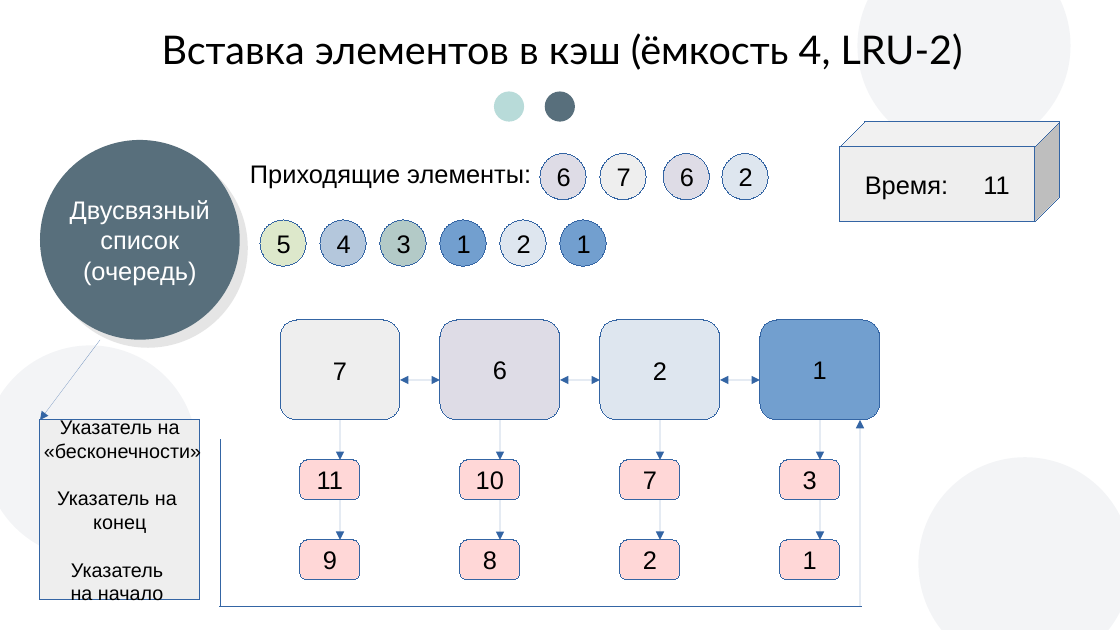
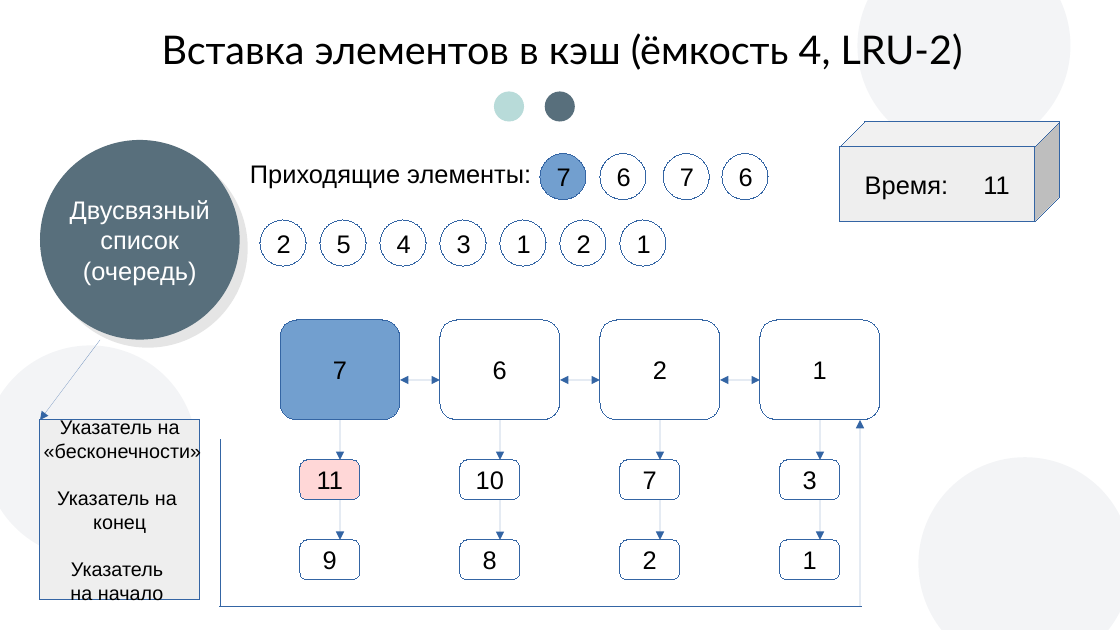
Before and after one commit to andreyStrachuk/LRU-K, a slide deck: slide 24 of Theory/Презентация LRU-K.pptx. Drawn at 1120x630 pixels with LibreOffice and Linux fonts; fonts in the diff are those of the drawing; background and template pictures are left out. Boxes give left, top, right and bottom in pixels: in the first picture for what was removed or moved away, otherwise in the second. Text is boxed around its words. In the diff, an @@ line names an element or a change of style, - is before the commit and + after.

Commit message:
change colors

```diff
--- a/Theory/Презентация LRU-K.pptx
+++ b/Theory/Презентация LRU-K.pptx
@@ ellipse "7": place and size @@
-ellipse "7" at <box>601,153,646,199</box>
+ellipse "7" at <box>540,153,585,199</box>
@@ ellipse "7" at <box>540,153,585,199</box>: fill #EEEEEE to #729FCF @@
@@ fill #DEDCE6 to #FFFFFF in 3 elements at <box>440,320,560,420</box>, <box>723,153,768,199</box>, <box>601,153,646,199</box> @@
@@ 8 ellipses: place and size @@
-8 ellipses at <box>260,153,709,266</box>
+8 ellipses at <box>320,153,768,266</box>
@@ ellipse added at <box>664,153,709,199</box>, fill #FFFFFF, outline #3465A4 0 pt, 18 pt, text #000000 @@
+7
@@ ellipse "2" at <box>260,221,306,266</box>: fill #DEE6EF to #FFFFFF @@
@@ ellipse "2": place and size @@
-ellipse "2" at <box>723,153,768,199</box>
+ellipse "2" at <box>260,221,306,266</box>
@@ ellipse "5" at <box>320,221,366,266</box>: fill #DDE8CB to #FFFFFF @@
@@ ellipse "4" at <box>380,221,426,266</box>: fill #B4C7DC to #FFFFFF @@
@@ ellipse "3" at <box>440,221,486,266</box>: fill #B3CAC7 to #FFFFFF @@
@@ ellipse "2" at <box>560,221,606,266</box>: fill #DEE6EF to #FFFFFF @@
@@ fill #729FCF to #FFFFFF in 3 elements at <box>760,320,880,420</box>, <box>500,221,546,266</box>, <box>620,221,666,266</box> @@
@@ freeform shape "7" at <box>281,320,400,420</box>: fill #EEEEEE to #729FCF; outline redrawn @@
@@ freeform shape "2" at <box>601,320,721,420</box>: fill #DEE6EF to #FFFFFF; outline redrawn @@
@@ fill #FFD7D7 to #FFFFFF; outline redrawn in 7 elements at <box>460,460,520,500</box>, <box>300,540,360,579</box>, <box>620,460,680,500</box>, <box>781,460,841,500</box>, <box>460,540,520,579</box>, <box>620,540,680,579</box>, <box>781,540,841,579</box> @@
```
Also in this commit, not shown: 12 other slides changed.
